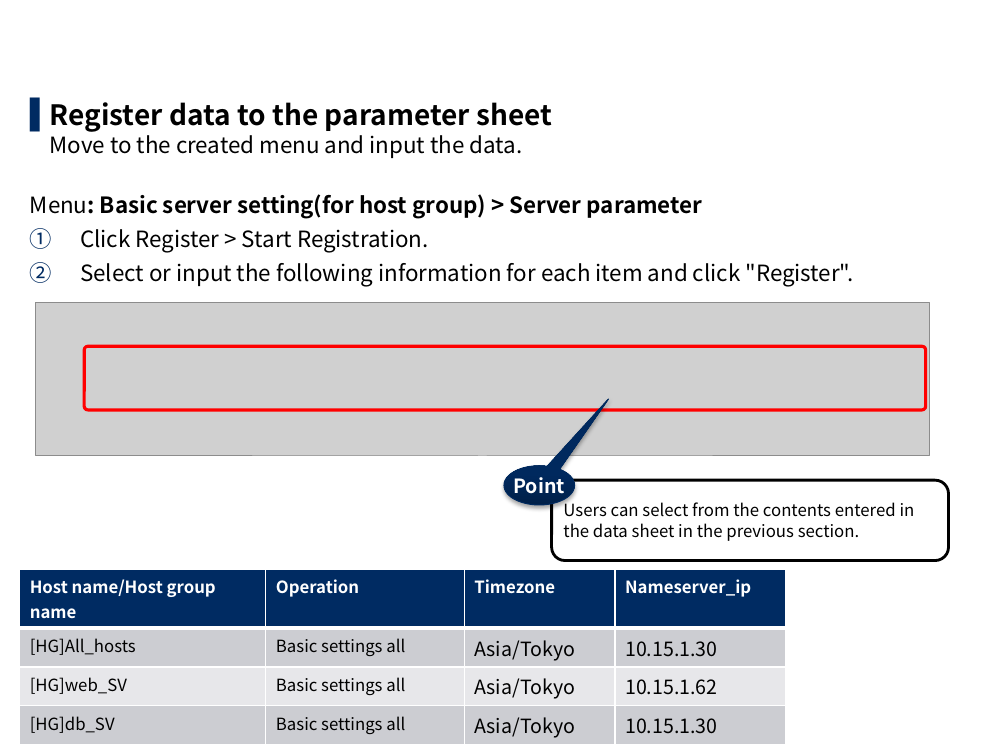
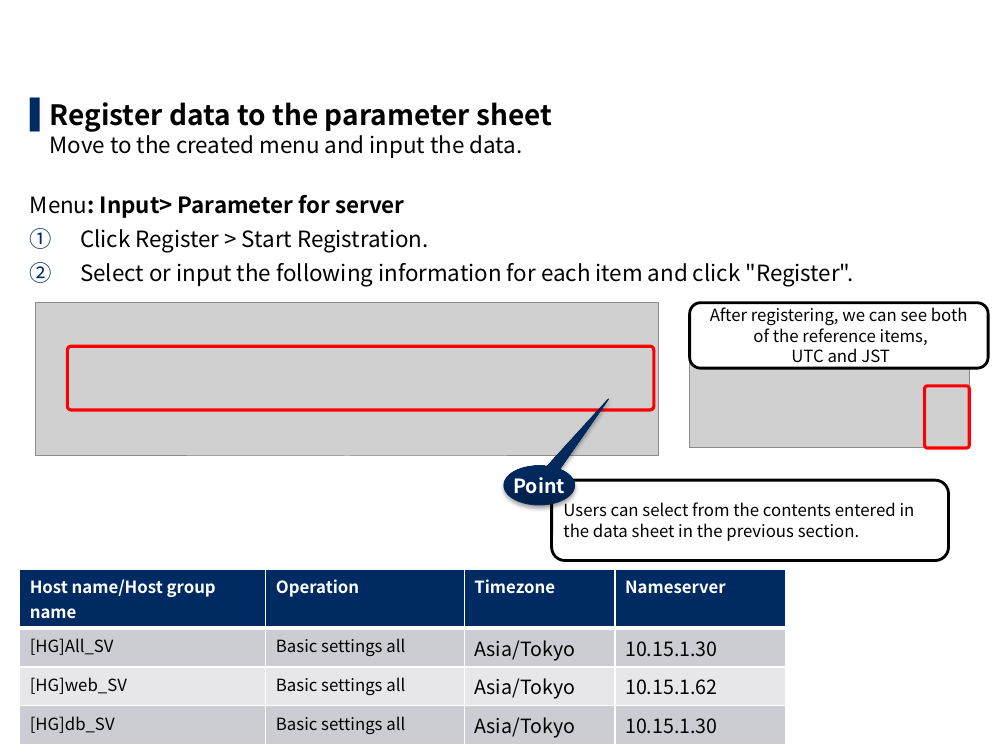
Before and after one commit to exastro-suite/it-automation-docs, a slide deck: slide 27 of asset/Learn/ITA-hg-ps_practice_en.pptx (slide 29 before the commit). Drawn at 1008x756 pixels with LibreOffice and Linux fonts; fonts in the diff are those of the drawing; grey boxes stand for pictures; background and template pictures are left out. Boxes give left, top, right and bottom in pixels: in the first picture for what was removed or moved away, otherwise in the second. Text is boxed around its words. In the diff, an @@ line names an element or a change of style, - is before the commit and + after.

```diff
--- a/asset/Learn/ITA-hg-ps_practice_en.pptx
+++ b/asset/Learn/ITA-hg-ps_practice_en.pptx
@@ text at box(30, 195, 404, 218): text changed @@
-Menu: Basic server setting(for host group) > Server parameter
+Menu: Input> Parameter for server
@@ picture: place and size @@
-picture at box(35, 302, 928, 456)
+picture at box(35, 302, 658, 456)
@@ rounded rectangle added at box(689, 302, 988, 368), fill #FFFFFF, outline #000000 2 pt, 12 pt, text #000000 @@
+After registering, we can see both
+of the reference items,
+UTC and JST
@@ rounded rectangle: place and size @@
-rounded rectangle at box(85, 347, 926, 410)
+rounded rectangle at box(68, 347, 654, 410)
@@ picture added at box(689, 359, 969, 449) @@
@@ rounded rectangle added at box(924, 386, 969, 449), outline #FF0000 2.25 pt @@
@@ table at box(20, 570, 786, 742) @@
-row 1, column 4: Nameserver_ip
+row 1, column 4: Nameserver
-row 2, column 1: [HG]All_hosts
+row 2, column 1: [HG]All_SV
```
Also in this commit, not shown: 29 other slides changed, 2 slides added, 3 slides removed, 5 other files.
